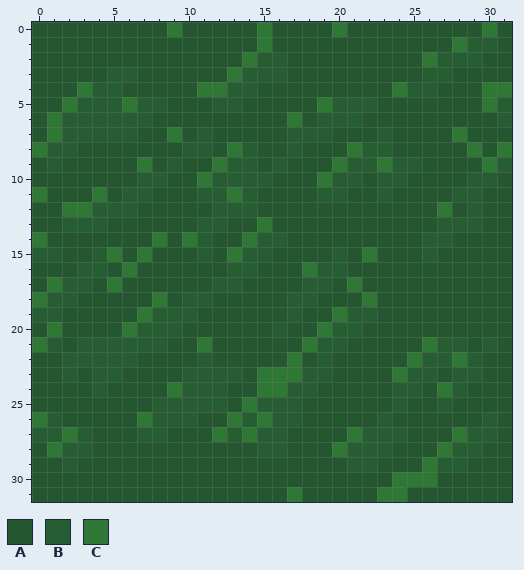
Two states of a pixel-art sprite, Assets/Textures/grass.png. Above: the version before the commit.
The file is 32x32 pixels.
Palette (. is transparent): A #24562f  B #265d32  C #2e7735
Pixels before, first column x 0:
 0 AAAAAAAAACAAAAACAAAACAAAAAAAAACA
 1 AAAAAAAAAAAAAAACAAAAAAAAAAAACBBA
 2 AAAAAAAAAAAAAACBBAAAAAAAAACBBBAA
 3 AAAAABBAAAAAACBBBAAAAAAAAABBAAAA
 4 AAACBBAAAAACCBBAAAAAAAAACBBAAACC
 5 AACBBBCBBAAABBAAAAACBBBAAAAAAACB
 6 ACBBBBBBAAAAAAAAACABBBAAAAAAAAAB
 7 ACBBBBBAACABAAAAABBBAAABAAAACAAA
 8 CBBAAAAAAABBACBAABAAACBBAAAAACAC
 9 ABAAAAACABAACBBABAAACBBCBBAAAACB
10 AAAAAAABBAACBBBBAAACBBABBAAAABBA
11 CAAACABBAAABBCBAAAABBAABAAAABBAA
12 AACCBBBAAAAABBBAAAAAAAAAAAACABAA
13 AABBBAAAAAABBAACAAAAAAAAAAABBBAA
14 CAAAAAAACACBAACBBAAAAAAAAABBAAAA
15 BBAABCACAAABACBBAAAABACAAABAAAAA
16 AAABBACAAAAAABBAAACBBAAAAAAAAAAA
17 ACBBACAAAAAABBAAAABBACAAAAAAAAAA
18 CBBAAAAACABBAAAAABBAAACAAAAAAAAA
19 BBAAAAACBBBAAAAAABAACBBAAAAAAAAA
20 ACAAAACBBBAAAAAABAACBBAAAAAAAAAA
21 CBABBBBBBAACAAAAAACBBAAAAACBBABA
22 AABBBBBAAAABAAAAACABAAAAACBBCBAA
23 AABABBAAAABBBBACCCBBAAAACBBABBAA
24 AAAABAAAACBBBAACCBBAAAAABBACBAAA
25 AAAAAAAABBBBBACBBBAAAAAABAABAAAA
26 CBAAAAACBBBAACBCBBAAAAABAAAAAABA
27 BBCBAAABBAAACBCBBAAAACBBBAAACBBA
28 ACBBAAAAAAAAAAABBAAACBBBAAACBBAA
29 AABAAAAAAAAAAAAAAAAAABBAAACBBAAA
30 AAAAAAAAAAAAAAAAAAAAAAAACCCAAAAA
31 AAAAAAAAAAAAAAAAACAAAAACCAAAAAAA
The same view after the edit:
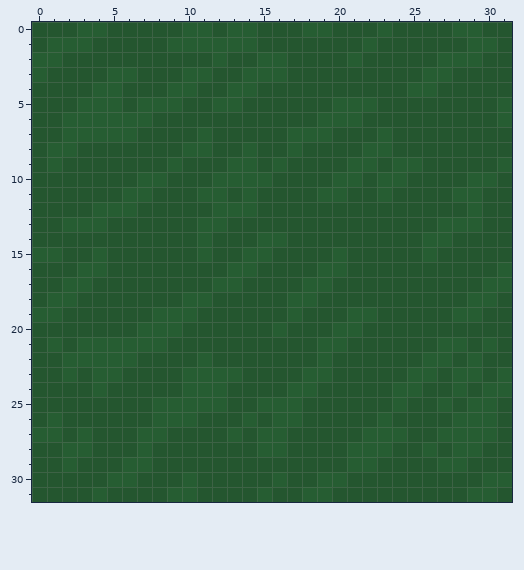
From the commit log: muted the grass a bit.
From old to new:
Changed rows in their new state; - is an unchanged pixel.
first column x 0:
 0 ---BB----ABB-BBA--BBA--B----BBA-
 1 -BBB-----BBBBBBA------B-----A---
 2 BB----------B-A------B----A-----
 3 B---------BB-A------------------
 4 ---A-----BBAA-----------A-----AA
 5 --A---A--B---------A----------A-
 6 -A---------------A--------------
 7 -A-------A------------------A---
 8 A------------A-------A-------A-A
 9 -------A----A-------A--A------A-
10 -----------A-------A------------
11 A---A--------A------------------
12 --AA-----------------------A----
13 ---------------A----------------
14 A-------A-A---A-----------------
15 -----A-A-----A--------A---------
16 ------A-----------A------------B
17 -A---A---------------A--------BB
18 A-------A-------------A------BB-
19 -------A------------A-------BB--
20 -A----A------------A------------
21 A----------A------A-------A-----
22 -----------------A-------A--A---
23 ---------------AAA------A------B
24 ---------A-----AA----------A--BB
25 --------------A--------------BB-
26 A------A-----A-A------------BB--
27 --A---------A-A------A-----BB---
28 -A-----B------------A-----BA----
29 ------BB------------------A-----
30 -----BB---B-----B--BB---AAA---BB
31 ----B----BB----B-ABB---AA----BB-
Where, in picture pixels (left, top, right, bottom), the same in both pictures:
changed: (32, 22, 512, 502)
